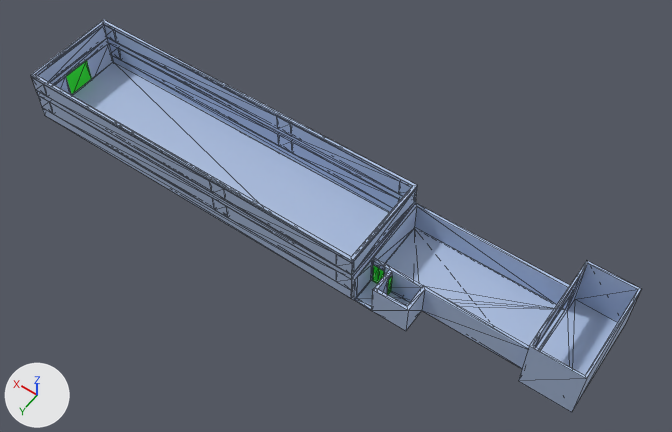
The glTF model src/assets/3d/solid/models/Pump_Station_1_expansion.glb: old version first, new version second.
One viewpoint serves both versions: a 50 mm camera at (-45.1, 52.1, 82.8) aimed at (-7.4, -0.7, -0.1). The lights are fixed; the arrows at lower left show +X, +Y and +Z. The picture after the commit comes second. Mesh edges are drawn as thin lines. Where no turn or scale is listed for an object, it has been applied to the vertices. Vertices at exactly the same position are counted once.

Objects in the first picture: 'Floor1'.
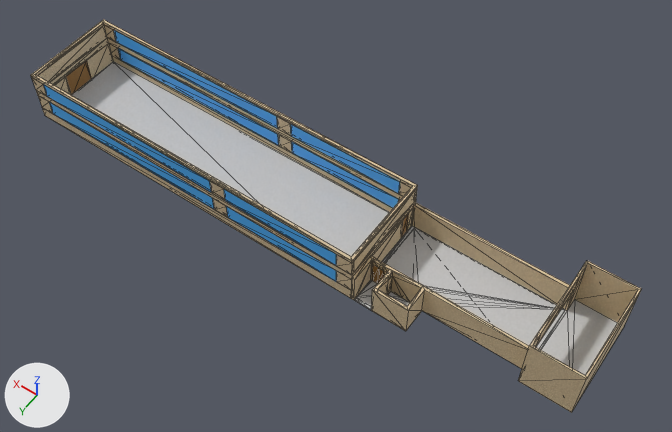
The newer file is also turned or shifted as a whole; pictures and numbers use the older file's frame.

Where the change shows, as pixel boxes [x1, y1, x2, y2] in the pictures (672 x 432 px; the box of a moved part takes in the faces that stretch with it):
'Floor1', surface changed, reshaped: [31, 19, 641, 413] in both
part 1 of me_mesh_003, moved or reshaped: [351, 203, 572, 349] in both
part 2 of me_mesh_003, surface changed: [31, 19, 641, 413] in both
part 3 of me_mesh_003, recoloured: [72, 61, 617, 375] in both
part 4 of me_mesh_003, recoloured: [43, 30, 400, 282] in both
part 5 of me_mesh_003, recoloured: [387, 276, 392, 295] in both

The change, as a diff of the scene's bpy script:
```diff
--- a/src/assets/3d/solid/models/Pump_Station_1_expansion.glb.py
+++ b/src/assets/3d/solid/models/Pump_Station_1_expansion.glb.py
@@ img_window @@
+img_window = load_image('window', '_unpacked/window', 512, 512, 'sRGB')
@@ img_ground @@
+img_ground = load_image('ground', '_unpacked/ground', 256, 384, 'sRGB')
@@ img_wall1 @@
+img_wall1 = load_image('wall1', '_unpacked/wall1', 512, 512, 'sRGB')
@@ img_door @@
+img_door = load_image('door', '_unpacked/door', 429, 429, 'sRGB')
@@ mat_wall @@
 mat_wall = principled_material('wall')
-mat_wall.base_color = (0.431, 0.541, 0.769)  # blue #afc2e3
+mat_wall.texture = img_wall1
 mat_wall.roughness = 0.553
@@ mat_door @@
 mat_door = principled_material('door')
-mat_door.base_color = (0.0, 1.0, 0.0)  # green #00ff00
+mat_door.texture = img_door
 mat_door.roughness = 0.553
@@ mat_window @@
+mat_window = principled_material('window')
+mat_window.texture = img_window
+mat_window.roughness = 0.553
@@ mat_ground @@
+mat_ground = principled_material('ground')
+mat_ground.texture = img_ground
+mat_ground.roughness = 0.553
@@ me_mesh_003 @@
 # used by ob_floor1; location = (0.0, 0.0, 0.0)
-me_mesh_003.from_pydata(...)  # 262 vertices, 736 faces; spans x -39.9..32.6, y -7.6..6.4, z -1.9..5.1
+me_mesh_003.from_pydata(...)  # 265 vertices, 767 faces; spans x -39.9..32.6, y -7.6..6.4, z -1.9..5.1
+# me_mesh_003 part 1
+# 2 vertices are removed from x -14.9, y -5.6..6.0, z 2.1
+# 128 faces are deleted
+# 5 vertices are added at (-14.5, 2.9, 2.1), (-14.5, 2.9, -1.7), (-14.5, -5.6, -1.7), (-14.9, 6.0, -1.7), (-14.5, -5.6, 2.1)
+# 141 new faces join them, mat_wall (picture img_wall1)
+# 18 new faces join them, mat_ground (picture img_ground)
+# me_mesh_003 part 2: 615 kept faces spanning x -39.9..32.6, y -7.6..6.4, z -1.9..5.1 get new texture (UV) coordinates
+# me_mesh_003 part 3: 15 faces spanning x -39.7..32.2, y -7.3..6.4, z -1.9..-1.5 switch from mat_wall (blue #afc2e3) to mat_ground (picture img_ground)
+# me_mesh_003 part 4: 96 faces spanning x -12.5..30.6, y -6.0..6.4, z -0.4..4.7 switch from mat_wall (blue #afc2e3) to mat_window (picture img_window)
+# me_mesh_003 part 5: 14 faces spanning x -17.5..-15.8, y 2.9..4.0, z -1.7..1.3 switch from mat_door (green #00ff00) to mat_wall (picture img_wall1)
```
